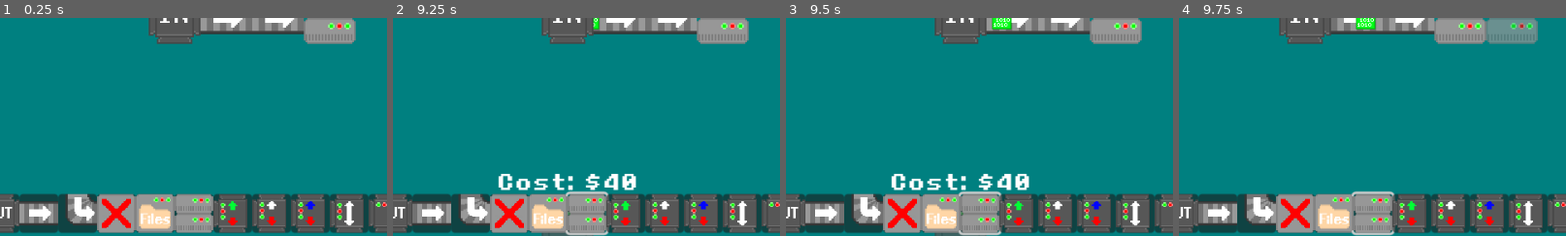
Above: before the commit, frames 1-4 (left to right).
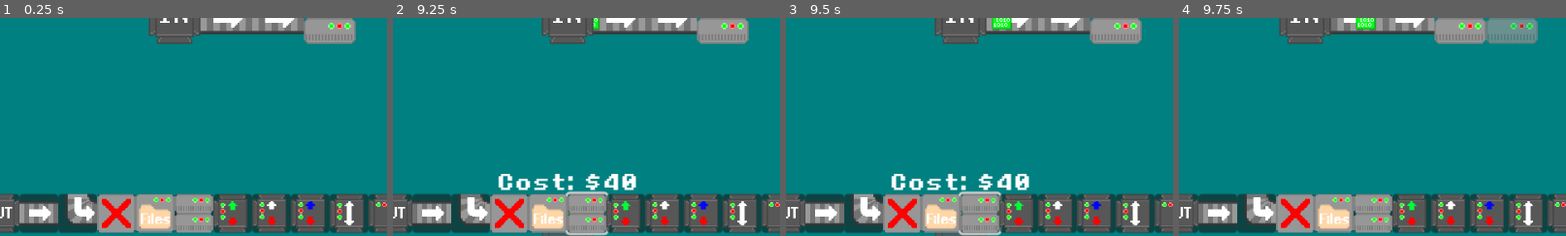
Above: after the commit, the same moments.

Repository: Birb-Games/gmtk-game-jam-2024
Game: Godot game, scene res://scenes/Root.tscn
Two runs of this game, one before a commit and one after it. Both use one fixed random seed, a clock stepped at 60 frames per second and the inputs below.
Inputs (mouse positions are % of the whole screen's width and height, from its top left):
- Up to frame 1 (0.25 s): no input
- Up to frame 2 (9.25 s): click (23, 95) at 0.5 s; click (28, 95) at 1.25 s; click (33, 95) at 2 s; click (38, 95) at 2.75 s; click (43, 95) at 3.5 s; click (48, 95) at 4.25 s; click (58, 95) at 5 s; click (63, 95) at 5.75 s; click (68, 95) at 6.5 s; click (73, 95) at 7.25 s; click (78, 95) at 8 s; click (53, 95) at 8.75 s
- Up to frame 3 (9.5 s): no input
- Up to frame 4 (9.75 s): move the mouse to (72, 45) at 9.52 s; hold D (right) from 9.53 s (still down); tap Q (defocus) at 9.6 s
The pictures show only the part of the screen within x 28-77%, y 50-100%; the shares and areas given below are measured in that part.

Frames 1-3 are identical in both runs. In frame 4, 0.4% of the frame differs, in the area x 44-56%, y 79-100%.
Error before the commit: Attempt to call function 'release_focus' in base 'null instance' on a null instance. (res://scripts/hud.gd:11)

Commit message:
fix some bugs

Diff:
--- a/scripts/bad.gd
+++ b/scripts/bad.gd
@@ -17,3 +17,4 @@
 func _on_moveable_item_empty() -> void:
 	var i = randi() % len($/root/Root.input_pipes)
 	position = $/root/Root/TopTileMapLayer.map_to_local($/root/Root.input_pipes[i])
+	$MoveableItem.stop = false
--- a/scripts/download.gd
+++ b/scripts/download.gd
@@ -13,6 +13,8 @@
 func _on_moveable_item_empty() -> void:
 	var i = randi() % len($/root/Root.input_pipes)
 	position = $/root/Root/TopTileMapLayer.map_to_local($/root/Root.input_pipes[i])
+	timer = 5.0
+	$MoveableItem.stop = false
 
 func _on_moveable_item_deleter() -> void:
 	$/root/Root.spawn_counts["download"] -= 1
--- a/scripts/get.gd
+++ b/scripts/get.gd
@@ -41,6 +41,8 @@
 func _on_moveable_item_empty() -> void:
 	var i = randi() % len($/root/Root.input_pipes)
 	position = $/root/Root/TopTileMapLayer.map_to_local($/root/Root.input_pipes[i])
+	timer = 1.0
+	$MoveableItem.stop = false
 
 func _on_moveable_item_deleter() -> void:
 	$/root/Root.spawn_counts["get"] -= 1
--- a/scripts/hud.gd
+++ b/scripts/hud.gd
@@ -8,10 +8,12 @@
 	$Inventory/OutButton.release_focus()
 	$Inventory/CornerBeltButton.release_focus()
 	$Inventory/BeltButton.release_focus()
-	$Inventory/CompressorButton.release_focus()
+	$Inventory/TrashButton.release_focus()
 	$Inventory/StorageButton.release_focus()
 	$Inventory/ServerButton.release_focus()
-	$Inventory/FilterButton.release_focus()
+	$Inventory/GreenFilterButton.release_focus()
+	$Inventory/WhiteFilterButton.release_focus()
+	$Inventory/BlueFilterButton.release_focus()
 	$Inventory/SplitterButton.release_focus()
 	$Inventory/MergerButton.release_focus()
 	$Inventory/Delete.release_focus()
--- a/scripts/root.gd
+++ b/scripts/root.gd
@@ -143,7 +143,7 @@
 			instance.position = $TopTileMapLayer.map_to_local(rand_pipe)
 			$Requests.add_child(instance)
 			timers[id] = reset_times[id]
-			reset_times[id] = max(reset_times[id] - 0.07, 0.15)
+			reset_times[id] = max(reset_times[id] - 0.07, 0.2)
 			spawn_counts[id] += 1
 
 func _unhandled_input(event):
